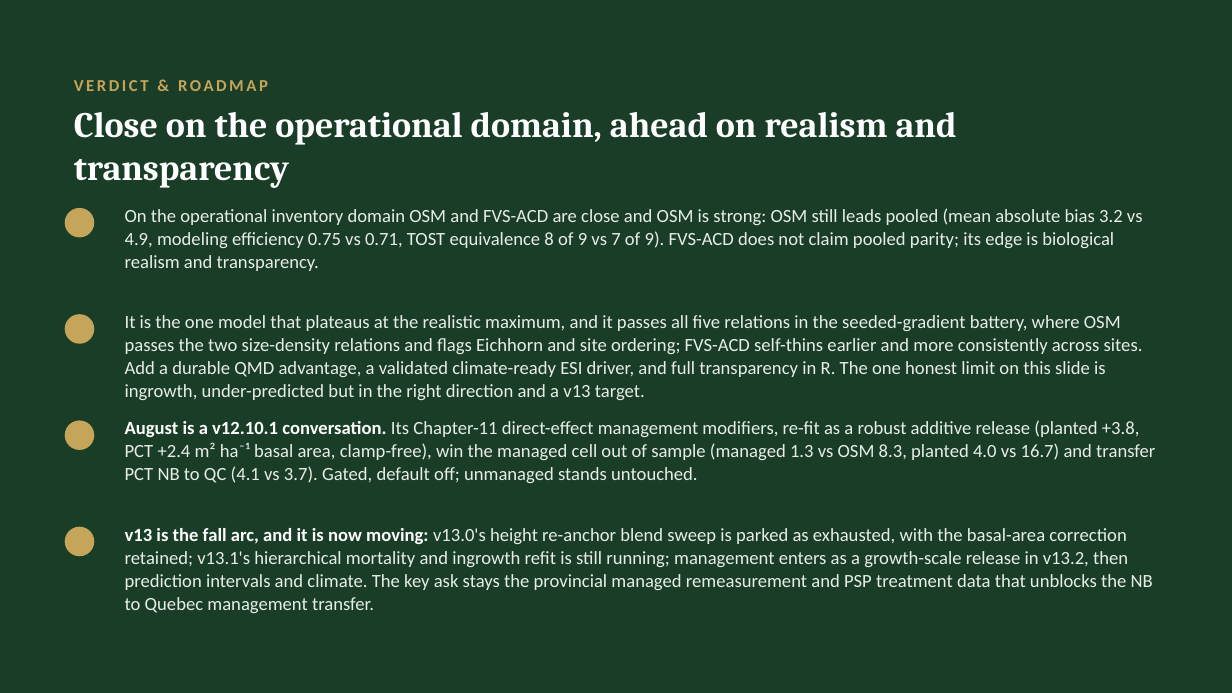
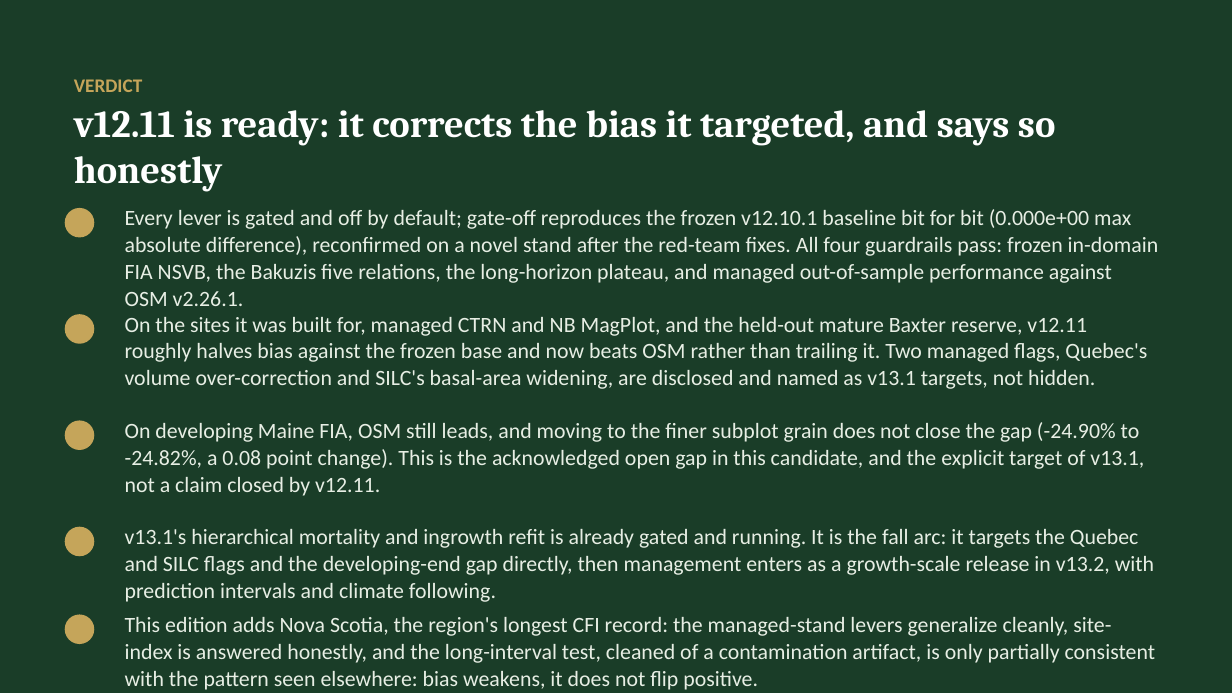
Before and after one commit to holoros/fvs-acd, a slide deck: slide 40 of FVS-ACD_Hennigar_Aug2026.pptx (slide 20 before the commit). Drawn at 1232x693 pixels with LibreOffice and Linux fonts; fonts in the diff are those of the drawing. Boxes give left, top, right and bottom in pixels: in the first picture for what was removed or moved away, otherwise in the second. Text is boxed around its words. In the diff, an @@ line names an element or a change of style, - is before the commit and + after.

Commit message:
v12.11 candidate: GTR, benchmark report, Hennigar deck, data-sharing one-pager, and figures
The 23 July deliverable set for the 18 August 2026 NRCan CFS Acadian
growth and yield meeting in Fredericton, none of which was under version
control until now.

  FVS-ACD_variant_overview_GTR_v1211 in md, docx and pdf. The v12.11
  variant overview GTR, built from the 20260629 draft source, which is
  updated in this commit to match.

  FVS-ACD_v12.11_benchmark_report in md, docx and pdf. The multi-source
  benchmark for the candidate.

  FVS-ACD_Hennigar_Aug2026.pptx and its pdf, refreshed with the Nova
  Scotia OSM scoring and the red-team reframes.

  FVS-ACD_Acadian_datasharing_onepager_20260723.docx for the meeting.

  Twenty figures backing the reports and the deck, covering the long
  interval volume diagnosis, the maturity gradient, the multi-source
  scorecard, the fig17 decomposition, forest-group bias and RMSE, the
  benchmark footprint with the Maine inset, sample sizes, the determinant
  scorecard, the overall ranking, and the long-term Bakuzis check.

  results/data_maps holds the aggregated stand counts by province and by
  forest type behind the footprint map, with provenance. Counts only, no
  plot coordinates.

The v12.10.1 benchmark report md and docx are also refreshed here so the
frozen baseline and the candidate report read consistently. The v12.10.1
engine and its tag v12.10.1-frozen-aug2026 are untouched.

```diff
--- a/FVS-ACD_Hennigar_Aug2026.pptx
+++ b/FVS-ACD_Hennigar_Aug2026.pptx
@@ text at (74, 79, 143, 92): text changed; size 13 to 15 pt @@
-VERDICT & ROADMAP
+VERDICT
@@ text at (74, 110, 1055, 192): text changed; size 28 to 30 pt @@
-Close on the operational domain, ahead on realism and transparency
+v12.11 is ready: it corrects the bias it targeted, and says so honestly
@@ text at (125, 209, 1159, 283): text changed; size 14.5 to 17 pt @@
-On the operational inventory domain OSM and FVS-ACD are close and OSM is strong: OSM still leads pooled (mean absolute bias 3.2 vs 4.9, modeling efficiency 0.75 vs 0.71, TOST equivalence 8 of 9 vs 7 of 9). FVS-ACD does not claim pooled parity; its edge is biological realism and transparency.
+Every lever is gated and off by default; gate-off reproduces the frozen v12.10.1 baseline bit for bit (0.000e+00 max absolute difference), reconfirmed on a novel stand after the red-team fixes. All four guardrails pass: frozen in-domain FIA NSVB, the Bakuzis five relations, the long-horizon plateau, and managed out-of-sample performance against OSM v2.26.1.
@@ text at (125, 317, 1147, 389): text changed; size 14.5 to 17 pt @@
-It is the one model that plateaus at the realistic maximum, and it passes all five relations in the seeded-gradient battery, where OSM passes the two size-density relations and flags Eichhorn and site ordering; FVS-ACD self-thins earlier and more consistently across sites. Add a durable QMD advantage, a validated climate-ready ESI driver, and full transparency in R. The one honest limit on this slide is ingrowth, under-predicted but in the right direction and a v13 target.
+On the sites it was built for, managed CTRN and NB MagPlot, and the held-out mature Baxter reserve, v12.11 roughly halves bias against the frozen base and now beats OSM rather than trailing it. Two managed flags, Quebec's volume over-correction and SILC's basal-area widening, are disclosed and named as v13.1 targets, not hidden.
@@ text at (125, 422, 1144, 496): text changed; size 14.5 to 17 pt @@
-August is a v12.10.1 conversation. Its Chapter-11 direct-effect management modifiers, re-fit as a robust additive release (planted +3.8, PCT +2.4 m² ha⁻¹ basal area, clamp-free), win the managed cell out of sample (managed 1.3 vs OSM 8.3, planted 4.0 vs 16.7) and transfer PCT NB to QC (4.1 vs 3.7). Gated, default off; unmanaged stands untouched.
+On developing Maine FIA, OSM still leads, and moving to the finer subplot grain does not close the gap (-24.90% to -24.82%, a 0.08 point change). This is the acknowledged open gap in this candidate, and the explicit target of v13.1, not a claim closed by v12.11.
@@ text at (125, 529, 1154, 602): text changed; size 14.5 to 17 pt @@
-v13 is the fall arc, and it is now moving: v13.0's height re-anchor blend sweep is parked as exhausted, with the basal-area correction retained; v13.1's hierarchical mortality and ingrowth refit is still running; management enters as a growth-scale release in v13.2, then prediction intervals and climate. The key ask stays the provincial managed remeasurement and PSP treatment data that unblocks the NB to Quebec management transfer.
+v13.1's hierarchical mortality and ingrowth refit is already gated and running. It is the fall arc: it targets the Quebec and SILC flags and the developing-end gap directly, then management enters as a growth-scale release in v13.2, with prediction intervals and climate following.
@@ ellipse added at (65, 615, 94, 644), fill #C5A55A @@
@@ text added at (125, 617, 1155, 690), 17 pt, text #E7EEE4 @@
+This edition adds Nova Scotia, the region's longest CFI record: the managed-stand levers generalize cleanly, site-index is answered honestly, and the long-interval test, cleaned of a contamination artifact, is only partially consistent with the pattern seen elsewhere: bias weakens, it does not flip positive.
```
Also in this commit, not shown: 11 other slides changed, 22 slides added, 2 slides removed, 33 other files.
